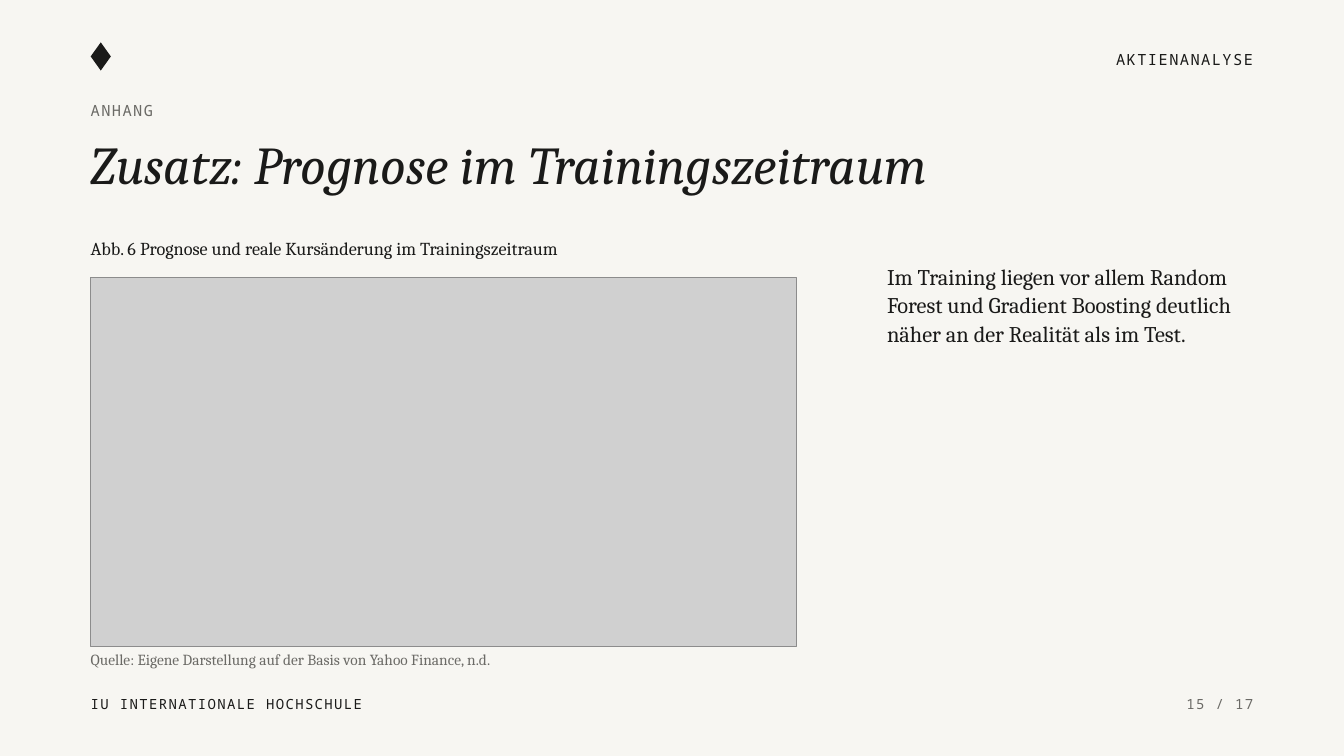
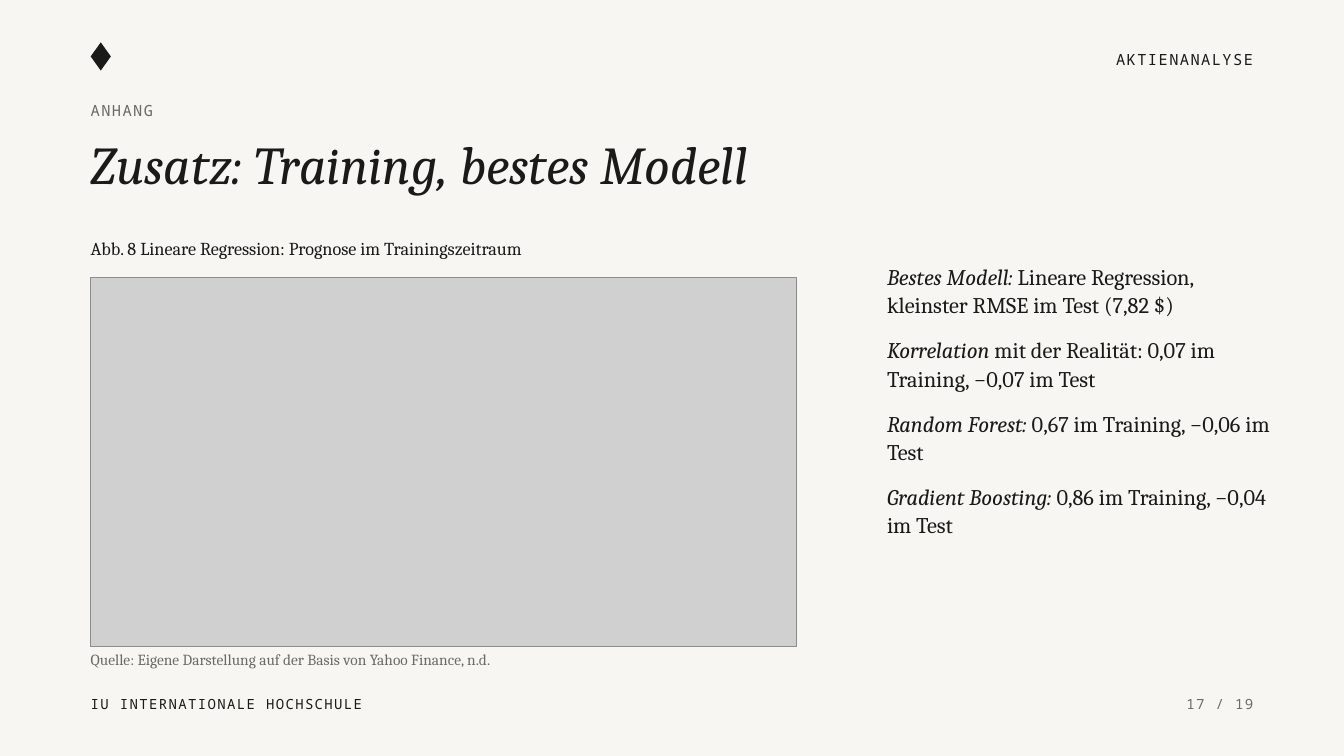
Before and after one commit to KonstantinosLamprou/stockanalysis, a slide deck: slide 17 of presentation/Aktienanalyse_Praesentation.pptx (slide 15 before the commit). Drawn at 1344x756 pixels with LibreOffice and Linux fonts; fonts in the diff are those of the drawing; grey boxes stand for pictures. Boxes give left, top, right and bottom in pixels: in the first picture for what was removed or moved away, otherwise in the second. Text is boxed around its words. In the diff, an @@ line names an element or a change of style, - is before the commit and + after.

```diff
--- a/presentation/Aktienanalyse_Praesentation.pptx
+++ b/presentation/Aktienanalyse_Praesentation.pptx
@@ text at (x1=91, y1=147, x2=748, y2=195): text changed @@
-Zusatz: Prognose im Trainingszeitraum
+Zusatz: Training, bestes Modell
@@ text at (x1=91, y1=242, x2=522, y2=259): text changed @@
-Abb. 6 Prognose und reale Kursänderung im Trainingszeitraum
+Abb. 8 Lineare Regression: Prognose im Trainingszeitraum
@@ text at (x1=887, y1=269, x2=1269, y2=534): text changed @@
-Im Training liegen vor allem Random Forest und Gradient Boosting deutlich näher an der Realität als im Test.
+Bestes Modell: Lineare Regression, kleinster RMSE im Test (7,82 $)
+Korrelation mit der Realität: 0,07 im Training, −0,07 im Test
+Random Forest: 0,67 im Training, −0,06 im Test
+Gradient Boosting: 0,86 im Training, −0,04 im Test
@@ text at (x1=1186, y1=699, x2=1253, y2=709): text changed @@
-15 / 17
+17 / 19
```
Also in this commit, not shown: 16 other slides changed, 2 slides added, 16 other files.
